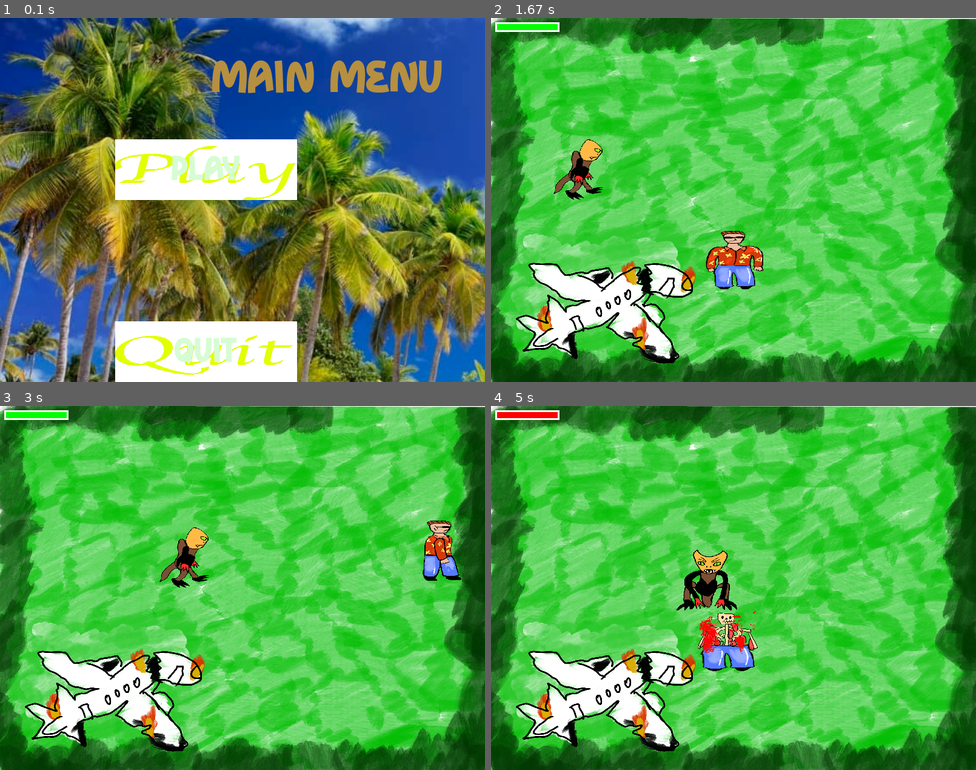
Above: before the commit, frames 1-4 (two rows, left to right).
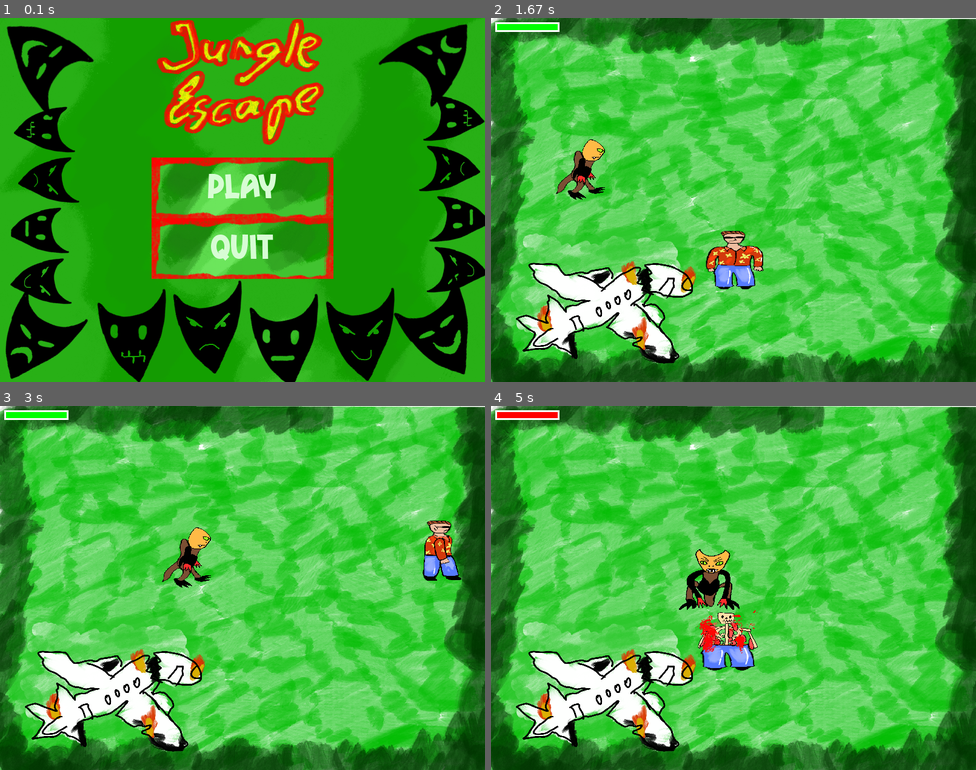
Above: after the commit, the same moments.

Repository: sartep1996/Final_Project_PyGame
Game: pygame game, started from main_menu.py
Two runs of this game, one before a commit and one after it. Both use one fixed random seed, a clock stepped at 60 frames per second and the inputs below.
Inputs (mouse positions are in pixels of both pictures, inside the frame that each line leads up to):
- Up to frame 1 (0.1 s): no input
- Up to frame 2 (1.67 s): click "PLAY" at 0.38 s; tap P at 0.67 s; click (733, 221) at 1.05 s; click (733, 189) at 1.38 s, where only the run after the commit has a clickable "PLAY"
- Up to frame 3 (3 s): hold D 1.67-2.13 s; move the mouse to (92, 533) at 1.7 s; hold W 2.17-2.47 s; hold D 2.5-2.97 s
- Up to frame 4 (5 s): hold A 3-3.53 s; hold S 3.57-3.87 s; hold A 3.9-4.3 s; hold W 4.33-4.7 s; hold D from 4.73 s (still down)

The runs differ from the first frame. In frame 1, 100% of the frame differs, in the area x 0-100%, y 0-100%; in frame 2, 0.4%; in frame 3, 0.4%; in frame 4, 1.2%.

Commit message:
reset when starting game, almost fixed

Diff:
--- a/main_menu.py
+++ b/main_menu.py
@@ -15,6 +15,8 @@
     return pg.font.Font('assets/fonts/Rhuma Sinera Regular.ttf', size)
 
 
+
+
 def main_menu():
     from main_play import main_game_lvl_1
     while True:
@@ -22,23 +24,23 @@
 
         MENU_MOUSE_POS = pg.mouse.get_pos()
 
-        MENU_TEXT = get_font(100).render("MAIN MENU", True, "#b68f40")
+        MENU_TEXT = get_font(100).render("", True, "#b68f40")
         MENU_RECT = MENU_TEXT.get_rect(center=(540, 100))
 
 
 
-        play_image_raw = pg.image.load("assets/fonts/Play Butto for game.png")
+        play_image_raw = pg.image.load("assets/fonts/text_background.png")
         play_image = pg.transform.scale(play_image_raw.convert_alpha(), (300, 100))
 
-        quit_image_raw = pg.image.load("assets/fonts/Quit button for game.png")
+        quit_image_raw = pg.image.load("assets/fonts/text_background.png")
         quit_image = pg.transform.scale(quit_image_raw.convert_alpha(), (300, 100))
 
 
-        PLAY_BUTTON = Button(play_image, pos=(340, 250),
+        PLAY_BUTTON = Button(play_image, pos=(400, 280),
                             text_input="PLAY", font=get_font(75), base_color="#d7fcd4", hovering_color="Black")
         # OPTIONS_BUTTON = Button(image=pg.image.load("assets/Options Rect.png"), pos=(640, 400),
         #                     text_input="OPTIONS", font=get_font(75), base_color="#d7fcd4", hovering_color="White")
-        QUIT_BUTTON = Button(quit_image, pos=(340, 550),
+        QUIT_BUTTON = Button(quit_image, pos=(400, 380),
                             text_input="QUIT", font=get_font(75), base_color="#d7fcd4", hovering_color="Black")
 
         SCREEN.blit(MENU_TEXT, MENU_RECT)
@@ -53,6 +55,10 @@
                 sys.exit()
             if event.type == pg.MOUSEBUTTONDOWN:
                 if PLAY_BUTTON.checkForInput(MENU_MOUSE_POS):
+                    from player_movement import player
+                    from monster_1 import monster1
+                    player.reset(350, 350)
+                    monster1.reset(player_rect=player.player_rect, screen = SCREEN)
                     main_game_lvl_1()
 
                 if QUIT_BUTTON.checkForInput(MENU_MOUSE_POS):
--- a/monster_1.py
+++ b/monster_1.py
@@ -181,6 +181,11 @@
                     self.direction = 0
                     self.last_moved = self.monster_image_up_still
 
+    def reset(self, player_rect, screen):
+        self.monster_update(player_rect, screen)
+
+
+
 
 
 
--- a/pause.py
+++ b/pause.py
@@ -17,19 +17,19 @@
     PAUSE_MENU_MOUSE_POS = pg.mouse.get_pos()
 
     PAUSE_MENU_TEXT = get_font(100).render("PAUSE", True, "#b68f40")
-    PAUSE_MENU_RECT = PAUSE_MENU_TEXT.get_rect(center=(540, 100))
+    PAUSE_MENU_RECT = PAUSE_MENU_TEXT.get_rect(center=(400, 100))
 
-    play_image_raw = pg.image.load("assets/fonts/Play Butto for game.png")
+    play_image_raw = pg.image.load("assets/fonts/text_background.png")
     play_image = pg.transform.scale(play_image_raw.convert_alpha(), (300, 100))
 
-    quit_image_raw = pg.image.load("assets/fonts/Quit button for game.png")
-    quit_image = pg.transform.scale(quit_image_raw.convert_alpha(), (300, 100))
+    quit_image_raw = pg.image.load("assets/fonts/text_background.png")
+    quit_image = pg.transform.scale(quit_image_raw.convert_alpha(), (400, 100))
 
-    CONTINUE_BUTTON = Button(play_image, pos=(340, 250),
+    CONTINUE_BUTTON = Button(play_image, pos=(400, 280),
                 text_input="CONTINUE", font=get_font(75), base_color="#d7fcd4", hovering_color="Black")
 
 
-    QUIT_TO_MENU = Button(quit_image, pos=(340, 550),
+    QUIT_TO_MENU = Button(quit_image, pos=(400, 380),
                 text_input="QUIT TO MENU", font=get_font(75), base_color="#d7fcd4", hovering_color="Black")
 
 
--- a/player_movement.py
+++ b/player_movement.py
@@ -323,6 +323,10 @@
                 self.last_moved = self.player_image_death_2
                 self.last_image = True
 
+    def reset(self, x, y):
+        self.set_position( x, y)
+        self.player_rect.topleft = (x, y)
+        self.health = 100
 
 
 player_image_path_raw = 'Images/Player_sprites/player_still.png'
Binary file changed: Images/Background/menu_background.png
Binary file removed: assets/fonts/Play Butto for game.png
Binary file removed: assets/fonts/Quit button for game.png
Binary file added: assets/fonts/text_background.png
